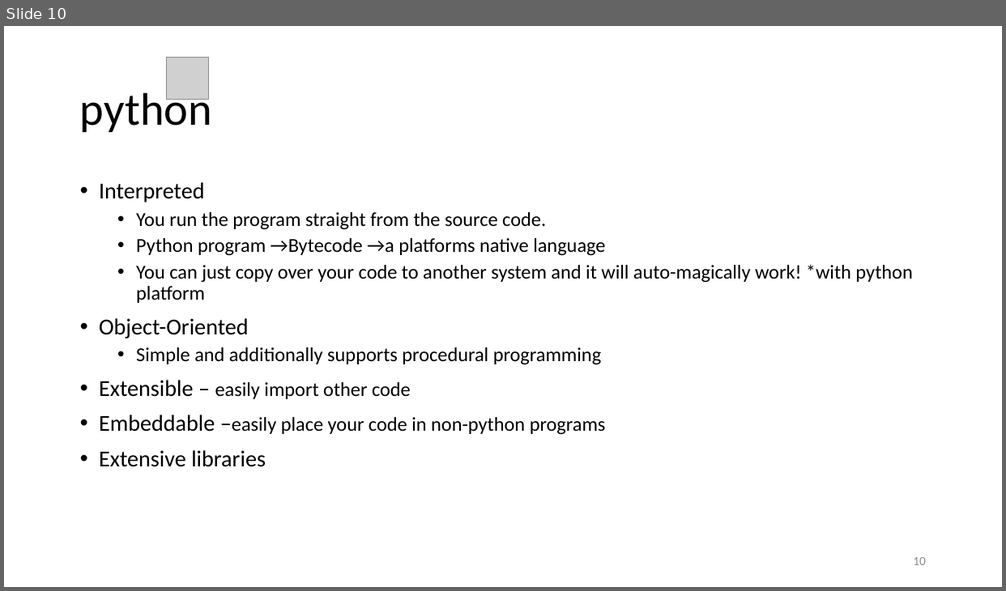
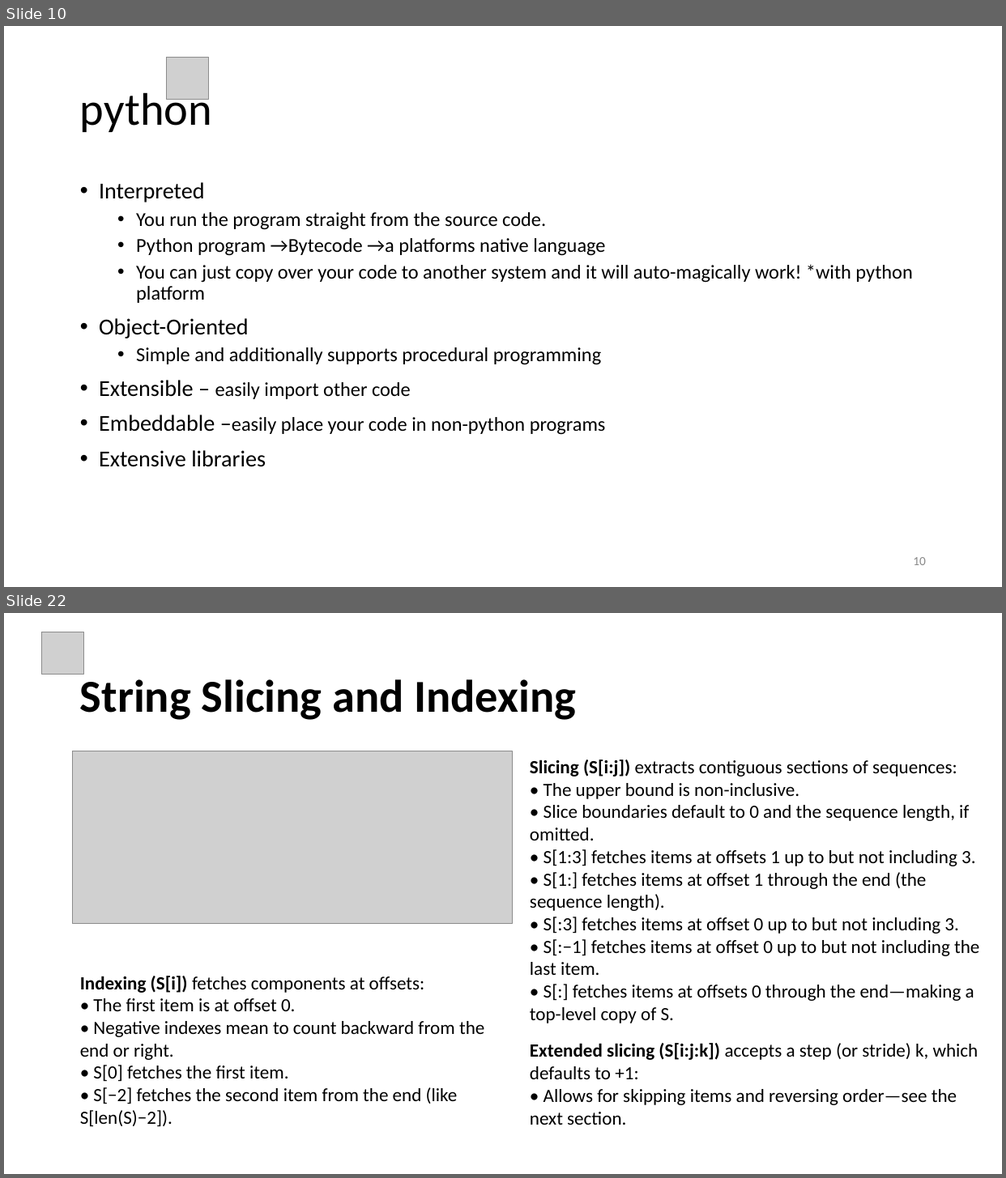
Before and after one commit to ankitagrawal579/Python, a slide deck: Python Ppt.pptx. Shown one above the other, each under a label of ours: slide 10 before the commit, slides 10 and 22 after it; the slides between them are not shown. The pictures are 1006x591 and 1006x1178 pixels, drawn with LibreOffice and Linux fonts; fonts in the diff are those of the drawing; grey boxes stand for pictures. Boxes give left, top, right and bottom in pixels: in the first picture for what was removed or moved away, otherwise in the second. Text is boxed around its words. In the diff, an @@ line names an element or a change of style, - is before the commit and + after.

```diff
--- a/Python Ppt.pptx
+++ b/Python Ppt.pptx
@@ slide 22 added at (x1=4, y1=613, x2=1002, y2=1174), background #FFFFFF @@
@@ picture added at (x1=41, y1=632, x2=83, y2=674) @@
@@ title added at (x1=80, y1=673, x2=576, y2=720), 44 pt, text #000000, bold @@
+String Slicing and Indexing
@@ picture added at (x1=73, y1=752, x2=513, y2=924) @@
@@ text added at (x1=530, y1=760, x2=979, y2=1024), 18 pt, text #000000 @@
+Slicing (S[i:j]) extracts contiguous sections of sequences:
+• The upper bound is non-inclusive.
+• Slice boundaries default to 0 and the sequence length, if omitted.
+• S[1:3] fetches items at offsets 1 up to but not including 3.
+• S[1:] fetches items at offset 1 through the end (the sequence length).
+• S[:3] fetches items at offset 0 up to but not including 3.
+• S[:−1] fetches items at offset 0 up to but not including the last item.
+• S[:] fetches items at offsets 0 through the end—making a top-level copy of S.
@@ text added at (x1=80, y1=976, x2=484, y2=1127), 18 pt, text #000000 @@
+Indexing (S[i]) fetches components at offsets:
+• The first item is at offset 0.
+• Negative indexes mean to count backward from the end or right.
+• S[0] fetches the first item.
+• S[−2] fetches the second item from the end (like S[len(S)−2]).
@@ text added at (x1=530, y1=1043, x2=978, y2=1125), 18 pt, text #000000 @@
+Extended slicing (S[i:j:k]) accepts a step (or stride) k, which defaults to +1:
+• Allows for skipping items and reversing order—see the next section.
```
Also in this commit, not shown: 24 slides changed, 19 other slides added, 3 slides removed.
